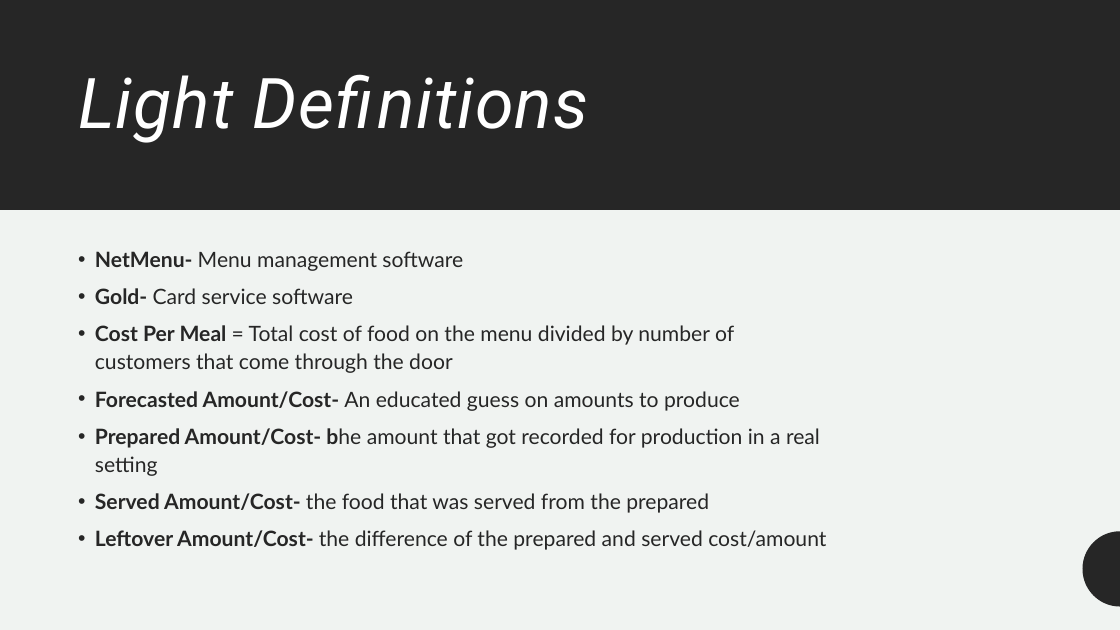
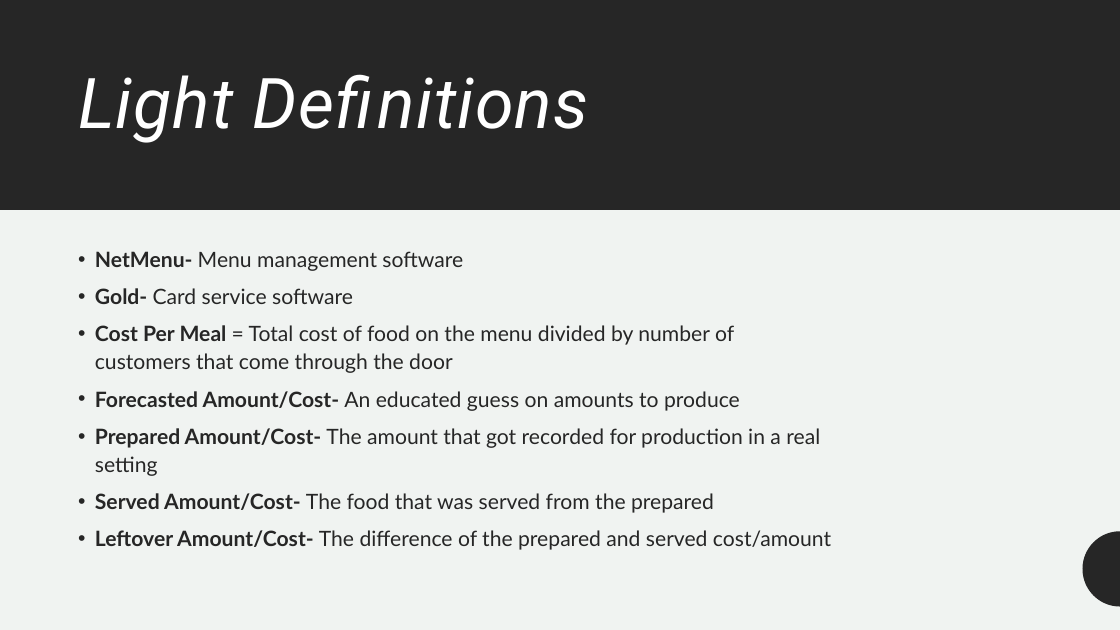
Before and after one commit to meferral/Menu_Dashboard, a slide deck: slide 4 of Capstone_Menu_Dashboard.pptx. Drawn at 1120x630 pixels with LibreOffice and Linux fonts; fonts in the diff are those of the drawing. Boxes give left, top, right and bottom in pixels: in the first picture for what was removed or moved away, otherwise in the second. Text is boxed around its words. In the diff, an @@ line names an element or a change of style, - is before the commit and + after.

```diff
--- a/Capstone_Menu_Dashboard.pptx
+++ b/Capstone_Menu_Dashboard.pptx
@@ text at <box>95,428,831,550</box>: text changed @@
-    • Prepared Amount/Cost- bhe amount that got recorded for production in a real setting
-    • Served Amount/Cost- the food that was served from the prepared
-    • Leftover Amount/Cost- the difference of the prepared and served cost/amount
+    • Prepared Amount/Cost- The amount that got recorded for production in a real setting
+    • Served Amount/Cost- The food that was served from the prepared
+    • Leftover Amount/Cost- The difference of the prepared and served cost/amount
```
Also in this commit, not shown: 2 other slides changed.
